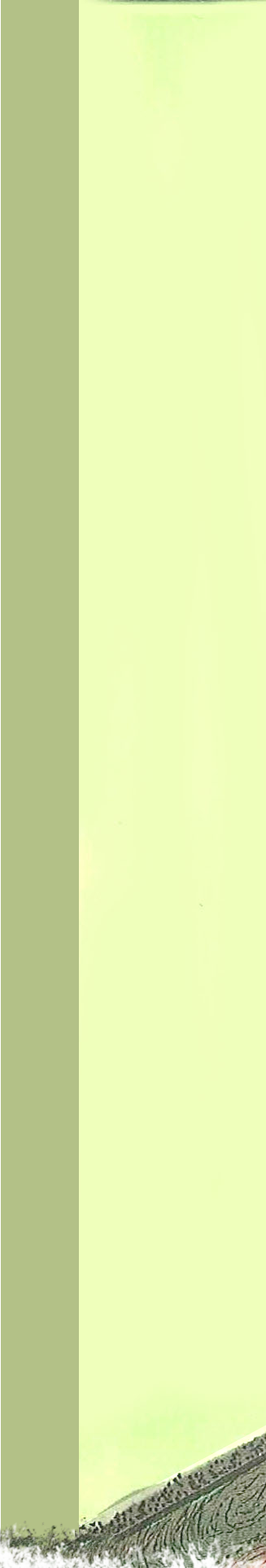
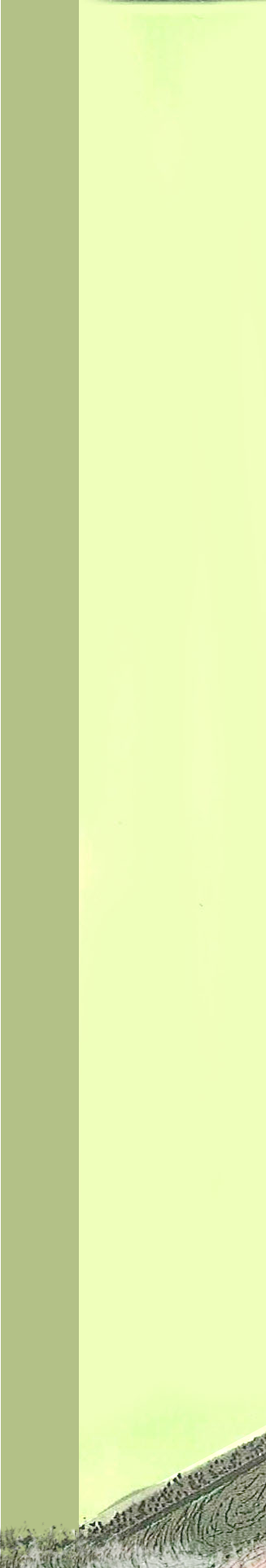
Comparing the layer stacks of the two 266 × 1568 images. Changes:
added layer "fringe" (60%) above "wall part" over <box>0,1524,266,1568</box>
renamed "wall part 2" to "wall part", painted on it over <box>0,1517,266,1568</box>
